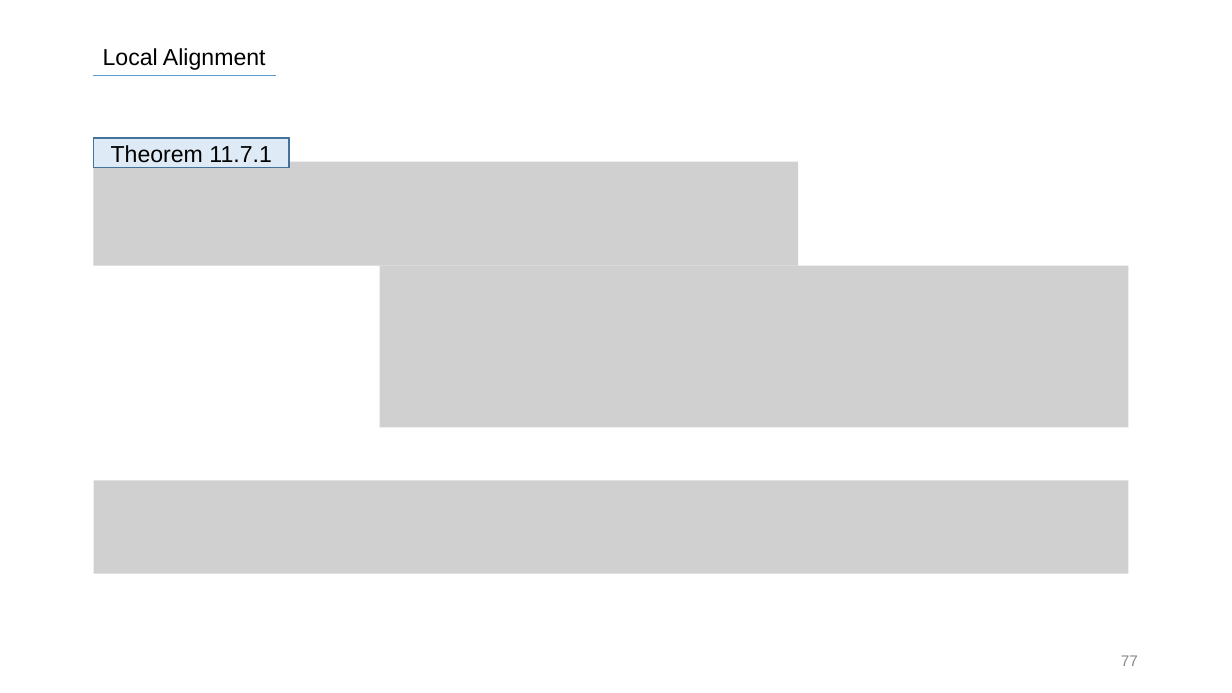
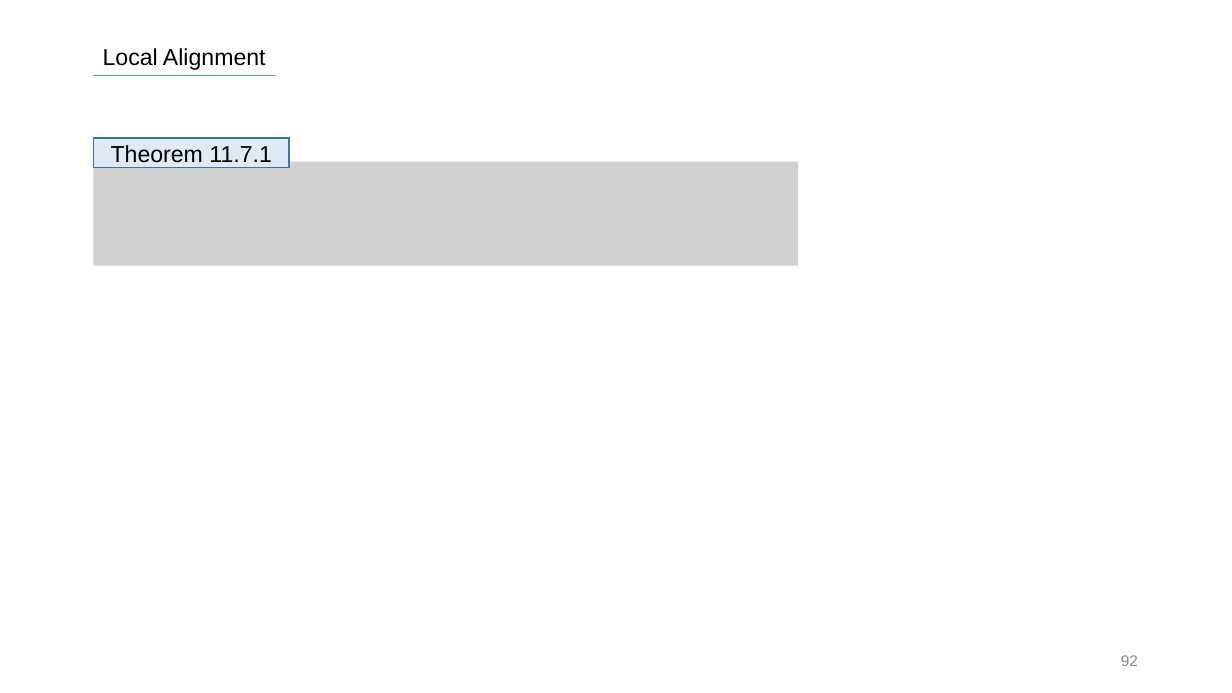
Before and after one commit to SiLviASizZ/HYU_2022, a slide deck: slide 92 of Intern/발표자료/0715/ASTS_0715.pptx (slide 77 before the commit). Drawn at 1232x693 pixels with LibreOffice and Linux fonts; fonts in the diff are those of the drawing; grey boxes stand for pictures. Boxes give left, top, right and bottom in pixels: in the first picture for what was removed or moved away, otherwise in the second. Text is boxed around its words. In the diff, an @@ line names an element or a change of style, - is before the commit and + after.

```diff
--- a/Intern/발표자료/0715/ASTS_0715.pptx
+++ b/Intern/발표자료/0715/ASTS_0715.pptx
@@ picture removed at [380, 266, 1128, 428] @@
@@ picture removed at [93, 481, 1128, 574] @@
@@ page number at [1121, 655, 1138, 666]: text changed @@
-77
+92
```
Also in this commit, not shown: 77 other slides changed, 18 slides added, 1 slide removed, 1 other file.
